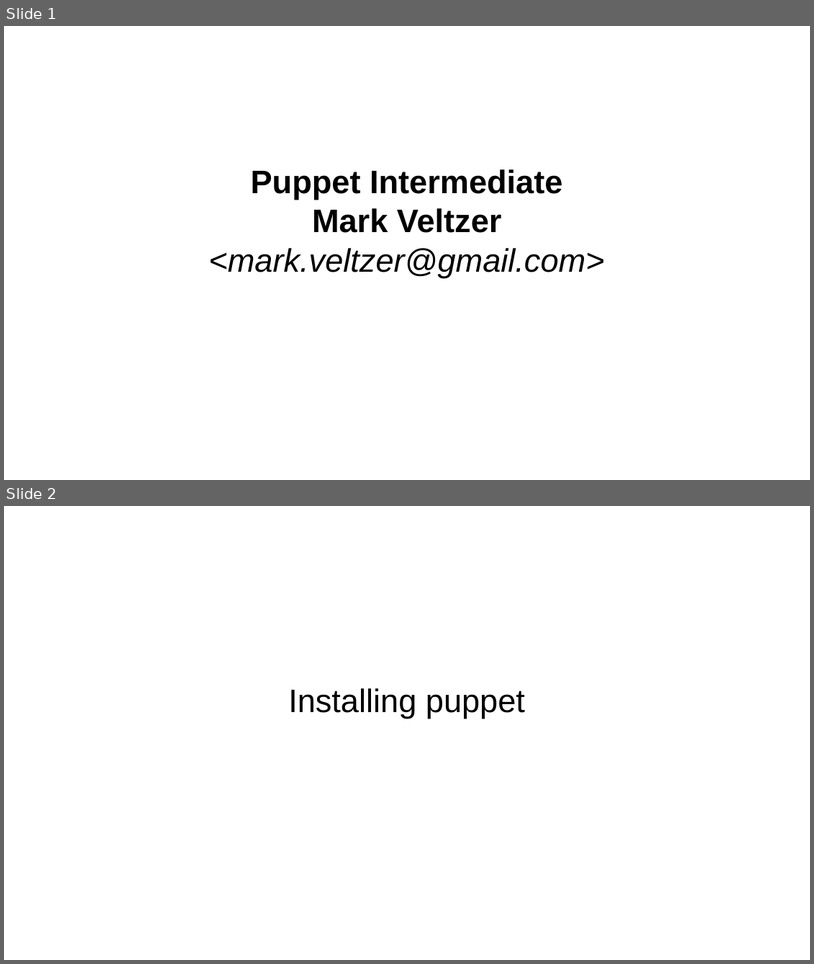
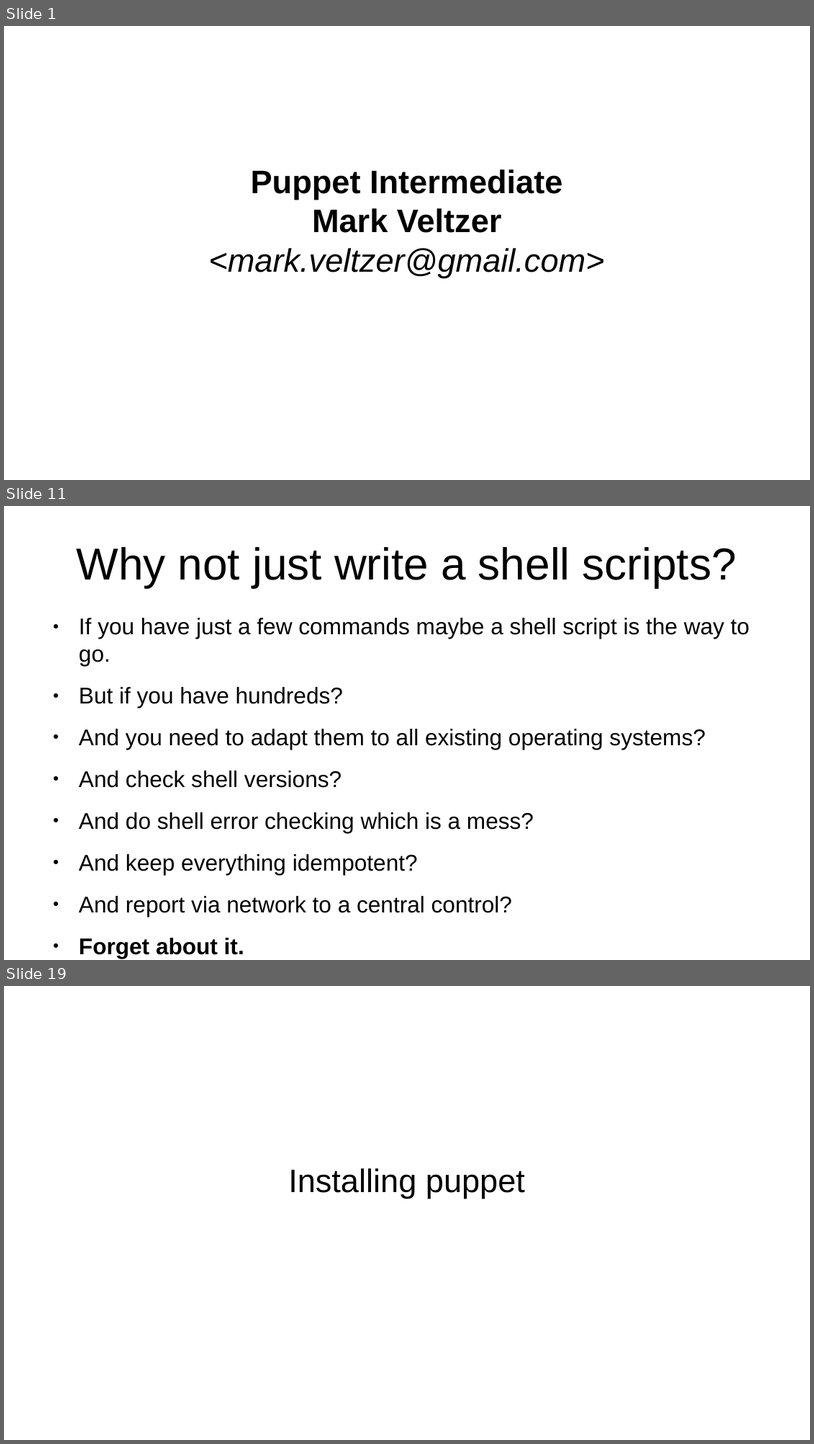
Before and after one commit to veltzer/teaching-puppet, a slide deck: slides.odp. Shown one above the other, each under a label of ours: slides 1 and 2 before the commit, slides 1, 11 and 19 after it; the slides between them are not shown. The pictures are 814x964 and 814x1444 pixels, drawn with LibreOffice and Linux fonts; fonts in the diff are those of the drawing. Boxes give left, top, right and bottom in pixels: in the first picture for what was removed or moved away, otherwise in the second. Text is boxed around its words. In the diff, an @@ line names an element or a change of style, - is before the commit and + after.

```diff
--- a/slides.odp
+++ b/slides.odp
@@ slide 11 added at (4,506,810,960), background #FFFFFF @@
@@ title added at (77,547,737,587), 44 pt, text #000000 @@
+Why not just write a shell scripts?
@@ text added at (79,618,750,958), 22.4 pt, text #000000 @@
+● If you have just a few commands maybe a shell script is the way to go.
+● But if you have hundreds?
+● And you need to adapt them to all existing operating systems?
+● And check shell versions?
+● And do shell error checking which is a mess?
+● And keep everything idempotent?
+● And report via network to a central control?
+● Forget about it.
@@ what was slide 2 is now slide 19 @@
```
Also in this commit, not shown: 1 slide changed, 19 other slides added, 11 other files.
